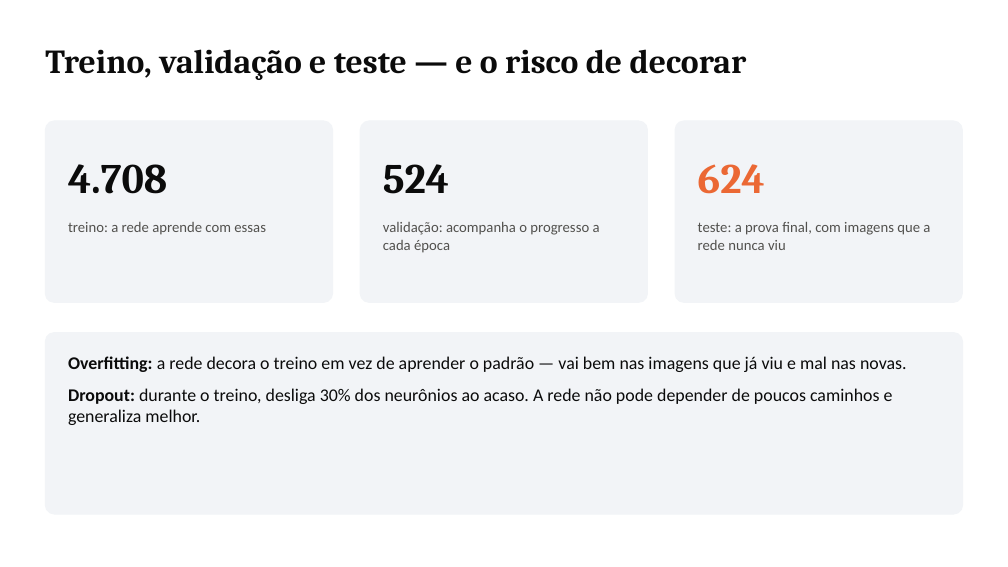
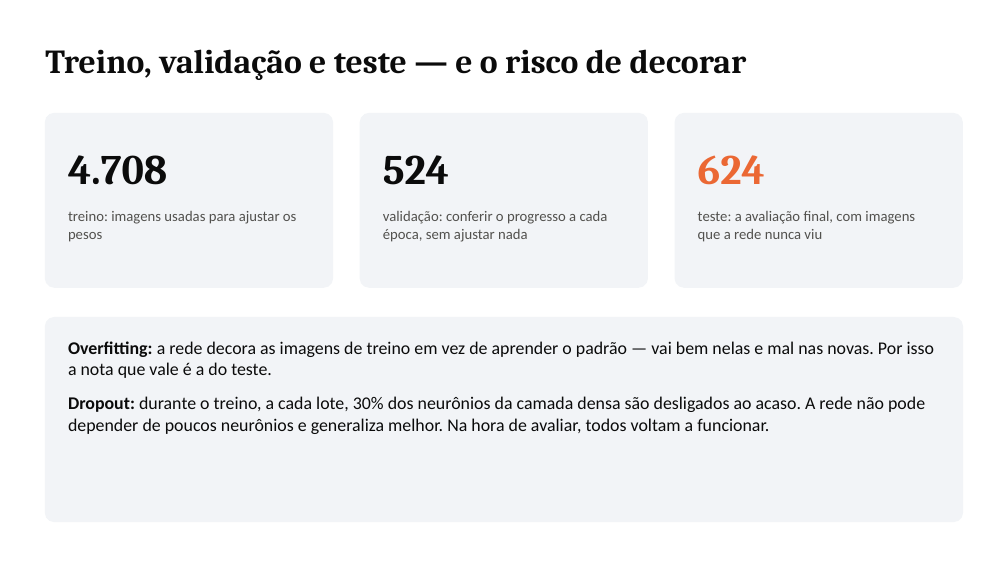
Before and after one commit to DaviPac/topicos-avancados-ia, a slide deck: slide 16 of code/cnn-pneumonia-r/slides/videoaula_cnn_r.pptx (slide 10 before the commit). Drawn at 1008x567 pixels with LibreOffice and Linux fonts; fonts in the diff are those of the drawing. Boxes give left, top, right and bottom in pixels: in the first picture for what was removed or moved away, otherwise in the second. Text is boxed around its words. In the diff, an @@ line names an element or a change of style, - is before the commit and + after.

```diff
--- a/code/cnn-pneumonia-r/slides/videoaula_cnn_r.pptx
+++ b/code/cnn-pneumonia-r/slides/videoaula_cnn_r.pptx
@@ rounded rectangle: place and size @@
-rounded rectangle at [45, 121, 333, 302]
+rounded rectangle at [45, 113, 333, 287]
@@ rounded rectangle: place and size @@
-rounded rectangle at [360, 121, 647, 302]
+rounded rectangle at [360, 113, 647, 287]
@@ proportions changed in 4 elements at [45, 318, 963, 522], [45, 113, 333, 287], [360, 113, 647, 287], [675, 113, 963, 287] @@
@@ rounded rectangle: place and size @@
-rounded rectangle at [675, 121, 963, 302]
+rounded rectangle at [675, 113, 963, 287]
@@ text "4.708": place and size @@
-text "4.708" at [68, 164, 167, 194]
+text "4.708" at [68, 155, 167, 185]
@@ text "524": place and size @@
-text "524" at [383, 164, 449, 194]
+text "524" at [383, 155, 449, 185]
@@ text "624": place and size @@
-text "624" at [698, 164, 765, 194]
+text "624" at [698, 155, 765, 185]
@@ text at [68, 211, 296, 242]: text changed @@
-treino: a rede aprende com essas
+treino: imagens usadas para ajustar os pesos
@@ text at [383, 211, 608, 242]: text changed @@
-validação: acompanha o progresso a cada época
+validação: conferir o progresso a cada época, sem ajustar nada
@@ text at [698, 211, 915, 242]: text changed @@
-teste: a prova final, com imagens que a rede nunca viu
+teste: a avaliação final, com imagens que a rede nunca viu
@@ rounded rectangle: place and size @@
-rounded rectangle at [45, 333, 963, 514]
+rounded rectangle at [45, 318, 963, 522]
@@ text at [68, 341, 934, 434]: text changed @@
-Overfitting: a rede decora o treino em vez de aprender o padrão — vai bem nas imagens que já viu e mal nas novas.
-Dropout: durante o treino, desliga 30% dos neurônios ao acaso. A rede não pode depender de poucos caminhos e generaliza melhor.
+Overfitting: a rede decora as imagens de treino em vez de aprender o padrão — vai bem nelas e mal nas novas. Por isso a nota que vale é a do teste.
+Dropout: durante o treino, a cada lote, 30% dos neurônios da camada densa são desligados ao acaso. A rede não pode depender de poucos neurônios e generaliza melhor. Na hora de avaliar, todos voltam a funcionar.
```
Also in this commit, not shown: 8 other slides changed, 19 slides added, 10 slides removed, 13 other files.
